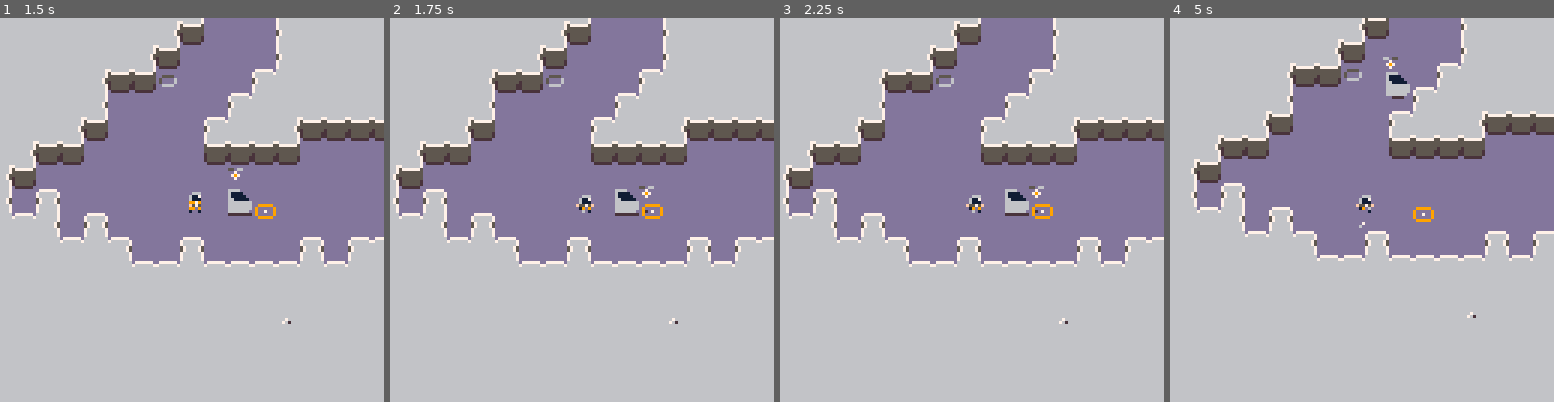
Above: before the commit, frames 1-4 (left to right).
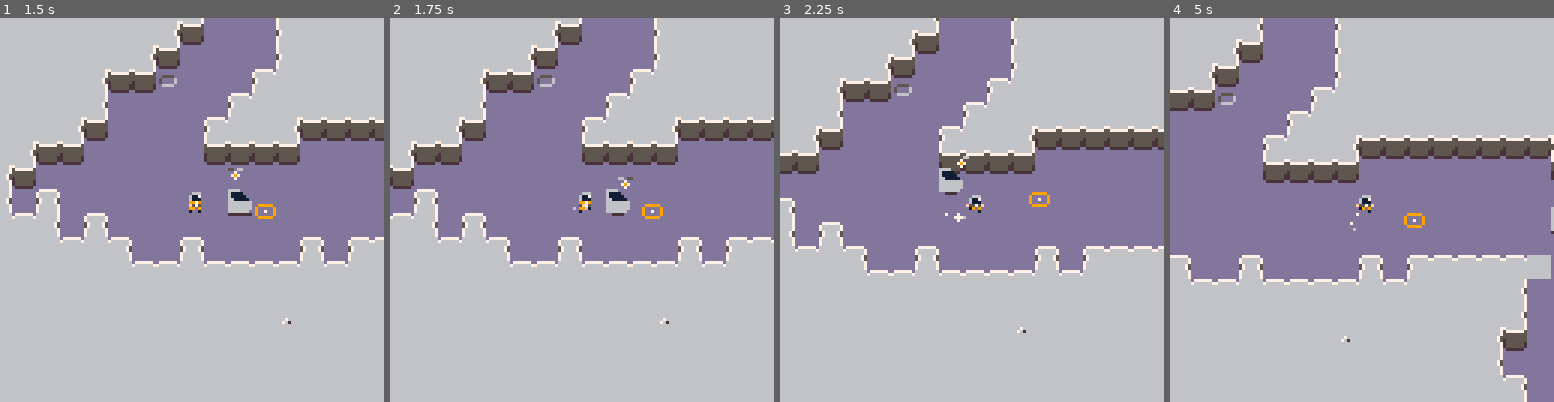
Above: after the commit, the same moments.

Repository: kevinthompson/moonbreak-p8
Game: PICO-8 cartridge moonbreak.p8
The game is run twice, just before and just after one commit, with the same random seed, the same clock (stepped at 60 frames per second) and the same inputs.
Inputs:
- Up to frame 1 (1.5 s): tap X (X key) at 0.33, 1.07 s; tap O (Z key) at 0.7 s
- Up to frame 2 (1.75 s): hold Right from 1.6 s (still down); tap O (Z key) at 1.7 s
- Up to frame 3 (2.25 s): tap X (X key) at 1.85 s; release Right at 2.1 s; tap O (Z key) at 2.1 s; hold Up from 2.15 s (still down)
- Up to frame 4 (5 s): release Up at 2.42 s; hold Right 2.47-3.03 s; tap O (Z key) every 0.4 s from 2.5 to 4.9 s; tap X (X key) at 2.97, 4.08 s; hold Left 3.08-3.58 s; hold Down 3.63-3.97 s; hold Right 4.02-4.68 s; hold Up from 4.73 s (still down)

Frame 1 is identical in both runs. In frame 2, 9.1% of the frame differs, in the area x 0-100%, y 0-80%; in frame 3, 21%; in frame 4, 39%, in the area x 0-100%, y 0-100%.

Commit message:
chore: refactor astar pathfinding and make it run asynchronously

Diff:
--- a/scripts/entities/carryable.lua
+++ b/scripts/entities/carryable.lua
@@ -17,6 +17,7 @@
 
   states = {
     idle = function(_ENV)
+      path = {}
       elevation = lerp(elevation, 0, .8)
     end,
 
--- a/scripts/entities/entity.lua
+++ b/scripts/entities/entity.lua
@@ -214,11 +214,14 @@
 
   follow = function(_ENV, new_target)
     target = new_target
-    if (not target) return
+    if (finding_path or not target) return
 
     if map_collide and not _ENV:can_see(target) then
-      path = #path > 0 and path or _ENV:find_path(target)
-      if (#path > 0) return _ENV:follow_path()
+      if #path == 0 then
+        _ENV:find_path(target)
+      else
+        return _ENV:follow_path()
+      end
     else
       path = {}
     end
@@ -248,9 +251,13 @@
   end,
 
   find_path = function(_ENV, target)
-    local full_path = astar({x\8,y\8}, {target.x\8, target.y\8})
-    deli(full_path,1)
-    return full_path
+    finding_path = true
+    async:call(function()
+      local full_path = astar({x\8,y\8}, {target.x\8, target.y\8})
+      deli(full_path,1)
+      path = full_path
+      finding_path = false
+    end)
   end,
 
   can_see = function(_ENV, other, distance)
--- a/scripts/entities/person.lua
+++ b/scripts/entities/person.lua
@@ -75,7 +75,7 @@
       end
     end
 
-    camera(mid(64, x - 64, 896),mid(64, y - 64, 384))
+    camera(mid(0, x - 64, 896),mid(0, y - 64, 384))
   end,
 
   draw=function(_ENV)
--- a/scripts/utilities/astar.lua
+++ b/scripts/utilities/astar.lua
@@ -1,28 +1,19 @@
 function astar(start, goal)
   local start_node = node:new({ x = start[1], y = start[2] })
   local goal_node = node:new({ x = goal[1], y = goal[2] })
-
-  local open_list = {start_node}
-  local closed_list = {}
+  local open = {start_node}
+  local nodes = {}
+  local iteration = 1
+  local max_iterations_per_frame = 16
 
   -- loop until we find the end
-  while #open_list > 0 do
-    -- sort(open_list,"f")
+  while #open > 0 do
+    sort(open, "f")
 
-    local current_node = open_list[1]
-    local current_index = 1
-
-    -- get the current node
-    for index, other_node in ipairs(open_list) do
-      if other_node.f < current_node.f then
-        current_node = other_node
-        current_index = index
-      end
-    end
-
-    -- move the current node to the closed list
-    deli(open_list, current_index)
-    add(closed_list, current_node)
+    local current_node = open[1]
+    deli(open, 1)
+    current_node.closed = true
+    nodes[current_node.index] = current_node
 
     -- found the goal
     if current_node == goal_node then
@@ -37,53 +28,53 @@
       return path
     end
 
-    -- generate children
-    local children = {}
-    for i,new_position in ipairs(adjacent_positions) do
-      local adjacent_node = node:new({
-        parent = current_node,
-        x = current_node.x + new_position[1],
-        y = current_node.y + new_position[2]
-      })
+    -- generate adjacent nodes
+    for new_position in all(adjacent_positions) do
+      local nx = current_node.x + new_position[1]
+      local ny = current_node.y + new_position[2]
+      local adjacent_node = node:new({ x = nx, y = ny })
 
-      -- check that position is in map
-      if adjacent_node.x > 127
+      -- skip if...
+      -- node is blocking path
+      local tile = mget(adjacent_node.x, adjacent_node.y)
+      if fget(tile, flags.solid)
+
+      -- or node is out of bounds
+      or adjacent_node.x > 127
       or adjacent_node.x < 0
       or adjacent_node.y > 63
       or adjacent_node.y < 0 then
         goto continue
       end
 
-      -- skip solid tiles
-      local tile = mget(adjacent_node.x, adjacent_node.y)
-      if fget(tile, flags.block_path) then
+      local existing_node = nodes[adjacent_node.index]
+      if existing_node and existing_node.closed then
         goto continue
       end
 
-      add(children, adjacent_node)
+      adjacent_node.parent = current_node
+      adjacent_node.g = current_node.g + 1
+      adjacent_node.h = dist(adjacent_node, goal_node)
+      adjacent_node.f = adjacent_node.g + adjacent_node.h
+
+      if not existing_node then
+        add(open,adjacent_node)
+        nodes[adjacent_node.index] = adjacent_node
+      else
+        if adjacent_node.g < existing_node.g then
+          existing_node.parent = current_node
+          existing_node.g = adjacent_node.g
+          existing_node.f = existing_node.g + existing_node.h
+        end
+      end
+
       ::continue::
     end
 
-    -- loop through children
-    for _,child in ipairs(children) do
-      for _,closed_child in ipairs(closed_list) do
-        if child == closed_child then
-          goto continue
-        end
-      end
-
-      child.g = current_node.g + 1
-      child.h = ((child.x - goal_node.x) ^ 2) + ((child.y - goal_node.y) ^ 2)
-      child.f = child.g + child.h
-
-      for _,open_node in ipairs(open_list) do
-        if child == open_node and child.g > open_node.g then
-          goto continue
-        end
-      end
-
-      add(open_list, child)
-      ::continue::
+    iteration += 1
+    if iteration >= max_iterations_per_frame then
+      iteration = 0
+      yield()
     end
   end
 end
@@ -96,6 +87,12 @@
   h = 0,
   f = 0,
 
+  new = function(_ENV, tbl)
+    tbl = class.new(_ENV, tbl)
+    tbl.index = tbl.x + tbl.y * 128
+    return tbl
+  end,
+
   __eq = function(t1,t2)
     return t1.x == t2.x and t1.y == t2.y
   end
@@ -106,10 +103,10 @@
   {0,1},
   {-1,0},
   {1,0},
-  -- disable corner pathing
-  -- {-1,-1},
-  -- {-1,1},
-  -- {1,-1},
-  -- {1,1}
-  --]]
+  -- [[ disable corner pathing
+  {-1,-1},
+  {-1,1},
+  {1,-1},
+  {1,1}
+  -- ]]
 }
